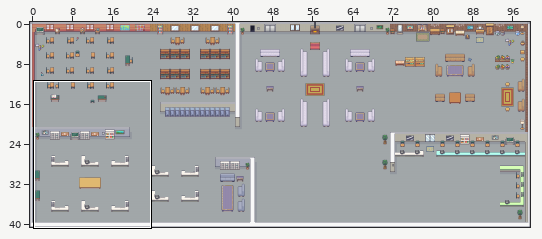
An edit to a level. Tiled map, resources/defaultmap.tmx. The picture above shows the old version from afar; the outline marks the close-up.
Close-up. First the earlier version:
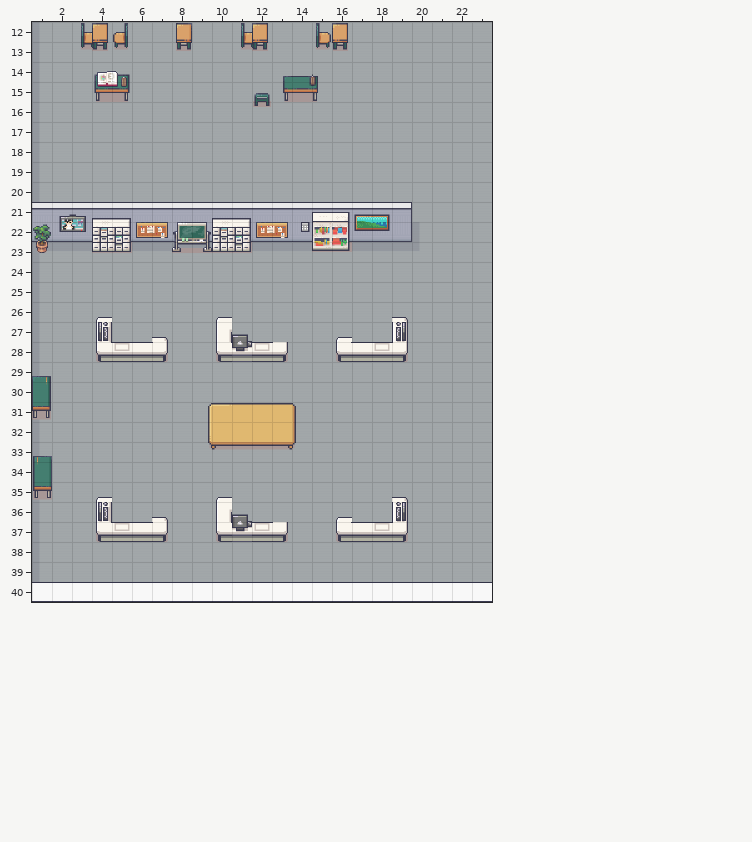
Cells are 32x32 px. Shown: x 1..23, y 12..40. The commit also changed other parts of the map, which this record leaves out.
Once edited:
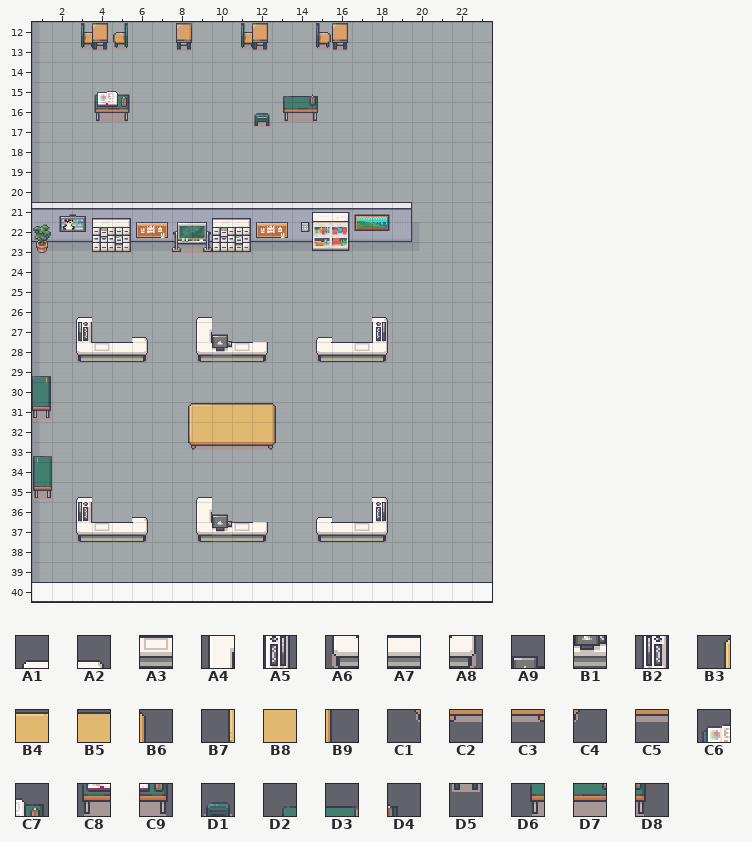
Key: from "MyTerrain": A1 80, A2 82, A3 83, A4 96, A5 116, A6 128, A7 129, A8 130, A9 131, B1 147, B2 148, B3 165, B4 166, B5 167, B6 168, B7 181, B8 182, B9 184, C1 197, C2 198, C3 199, C4 200, C5 201, C6 581, C7 582, C8 597, C9 598, D1 608, D2 618, D3 619, D4 620, D5 624, D6 634, D7 635, D8 636.
__ is an empty cell.
Edits made:
Layer "World":
y 14: x 4..5 C6 C7 -> __ __; x 13..15 D2 D3 D4 -> __ __ __
y 15: x 4..5 C8 C9 -> C6 C7; x 12..15 D1 D6 D7 D8 -> __ D2 D3 D4
y 16: x 4..5 __ __ -> C8 C9; x 12..15 D5 __ __ __ -> D1 D6 D7 D8
y 17: x 12 __ -> D5
y 26: x 3..4 __ A1 -> A1 __; x 9..10 __ A1 -> A1 __; x 18..19 __ A2 -> A2 __
y 27: x 3..4 __ B2 -> B2 __; x 6..7 __ A2 -> A2 __; x 9..11 __ A4 A9 -> A4 A9 __; x 15..16 __ A1 -> A1 __; x 18..19 __ A5 -> A5 __
y 28: x 3..7 __ A6 A3 A7 A8 -> A6 A3 A7 A8 __; x 9..13 __ A6 B1 A3 A8 -> A6 B1 A3 A8 __; x 15..19 __ A6 A7 A3 A8 -> A6 A7 A3 A8 __
y 31: x 8..10 __ B3 B4 -> B3 B4 B5; x 13..14 B5 B6 -> B6 __
y 32: x 8..9 __ B7 -> B7 B8; x 13..14 B8 B9 -> B9 __
y 33: x 8..10 __ C1 C2 -> C1 C2 C5; x 12..14 C5 C3 C4 -> C3 C4 __
y 35: x 3..4 __ A1 -> A1 __; x 9..10 __ A1 -> A1 __; x 18..19 __ A2 -> A2 __
y 36: x 3..4 __ B2 -> B2 __; x 6..7 __ A2 -> A2 __; x 9..11 __ A4 A9 -> A4 A9 __; x 15..16 __ A1 -> A1 __; x 18..19 __ A5 -> A5 __
y 37: x 3..7 __ A6 A3 A7 A8 -> A6 A3 A7 A8 __; x 9..13 __ A6 B1 A3 A8 -> A6 B1 A3 A8 __; x 15..19 __ A6 A7 A3 A8 -> A6 A7 A3 A8 __
